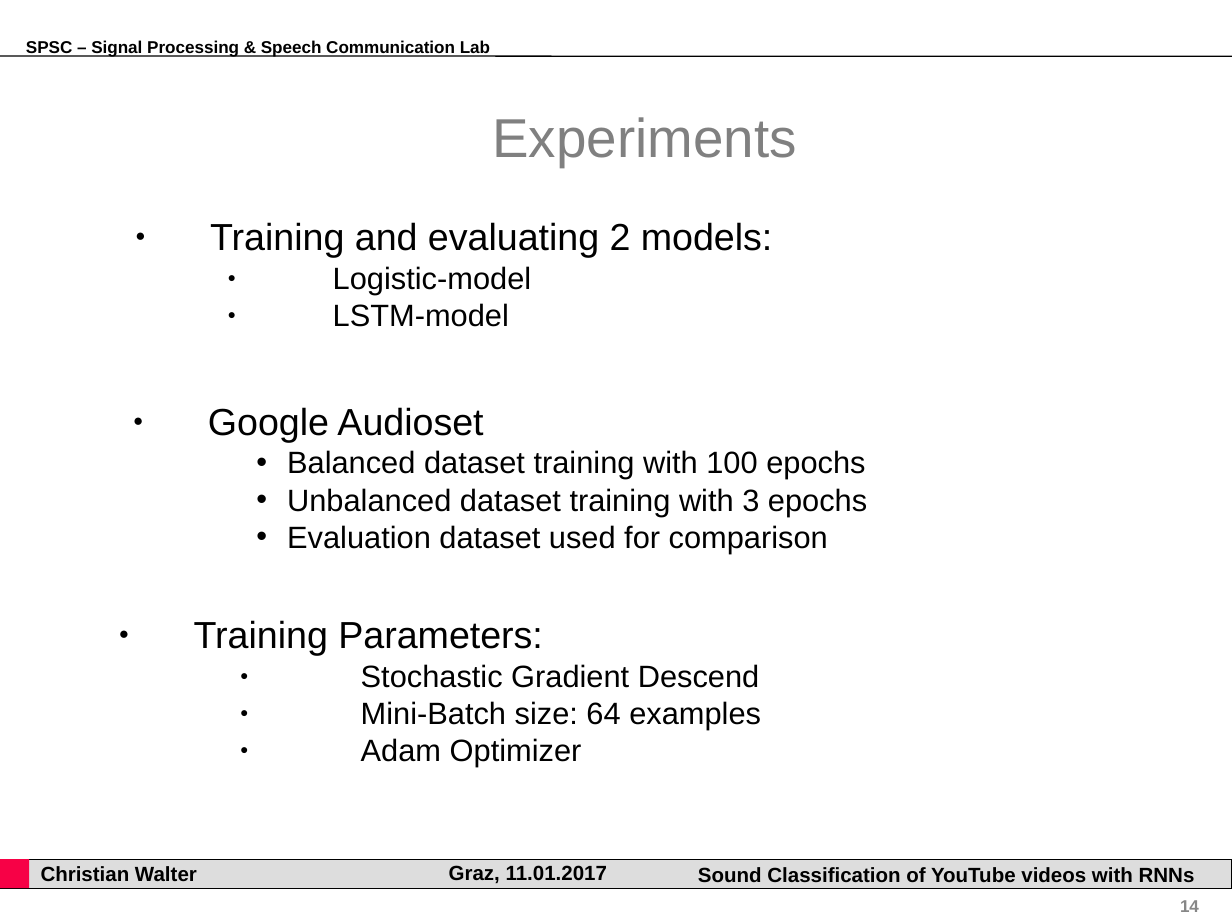
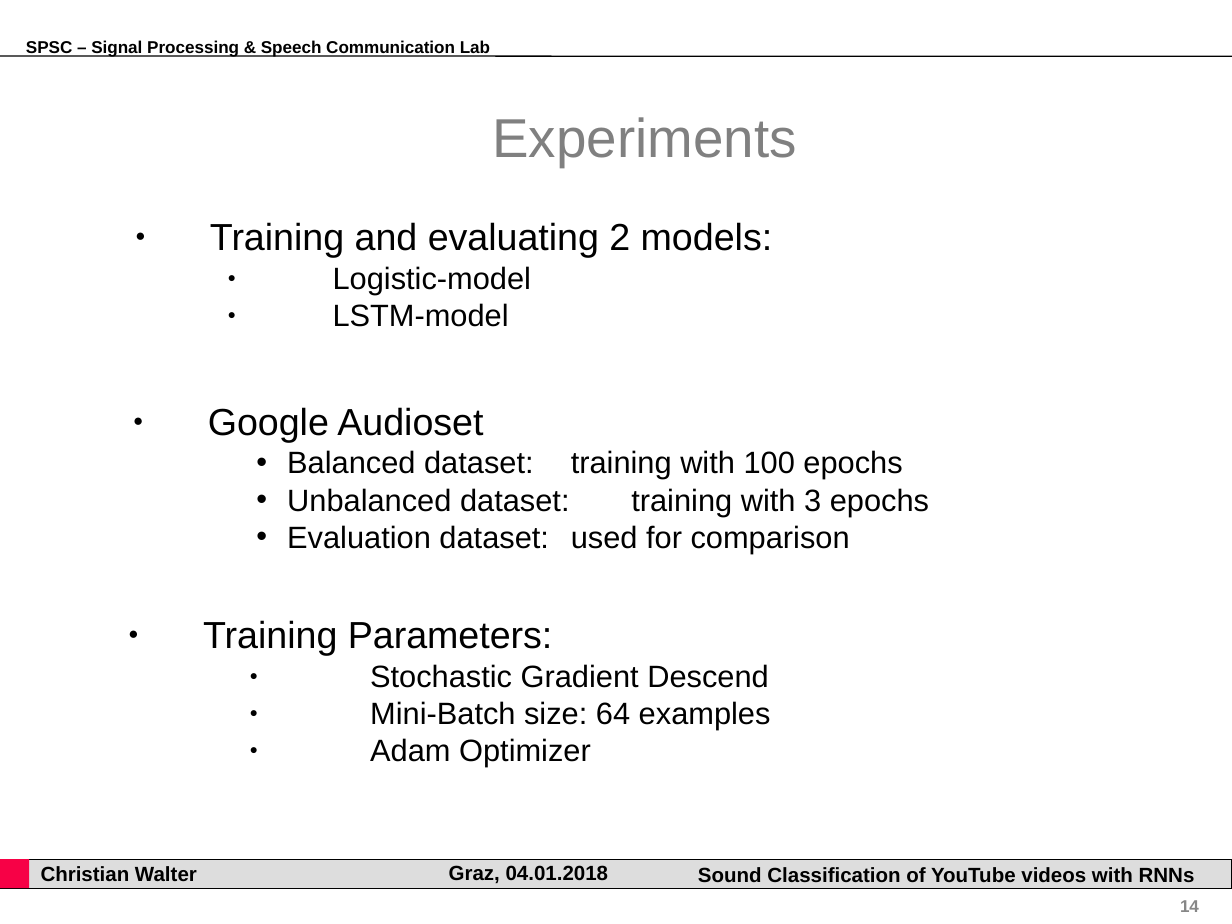
Before and after one commit to gartenschlaefer/present, a slide deck: slide 14 of bachelor_thesis/bachelor_thesis.ppt. Drawn at 1232x924 pixels with LibreOffice and Linux fonts; fonts in the diff are those of the drawing; background and template pictures are left out. Boxes give left, top, right and bottom in pixels: in the first picture for what was removed or moved away, otherwise in the second. Text is boxed around its words. In the diff, an @@ line names an element or a change of style, - is before the commit and + after.

```diff
--- a/bachelor_thesis/bachelor_thesis.ppt
+++ b/bachelor_thesis/bachelor_thesis.ppt
@@ text at box(287, 450, 929, 553): text changed @@
-    • Balanced dataset training with 100 epochs
-    • Unbalanced dataset training with 3 epochs
-    • Evaluation dataset used for comparison
+    • Balanced dataset: training with 100 epochs
+    • Unbalanced dataset: training with 3 epochs
+    • Evaluation dataset: used for comparison
@@ text "Training Parameters:": place and size @@
-text "Training Parameters:" at box(194, 620, 761, 767)
+text "Training Parameters:" at box(203, 620, 771, 767)
@@ text at box(449, 865, 609, 883): text changed @@
-Graz, 11.01.2017
+Graz, 04.01.2018
```
Also in this commit, not shown: 21 other slides changed, 4 slides added, 3 slides removed, 10 other files.
